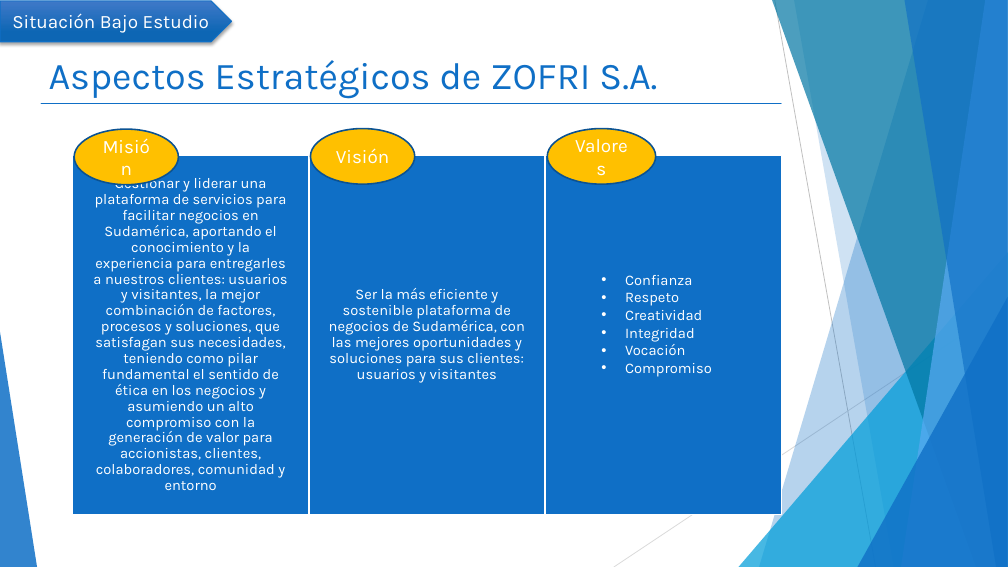
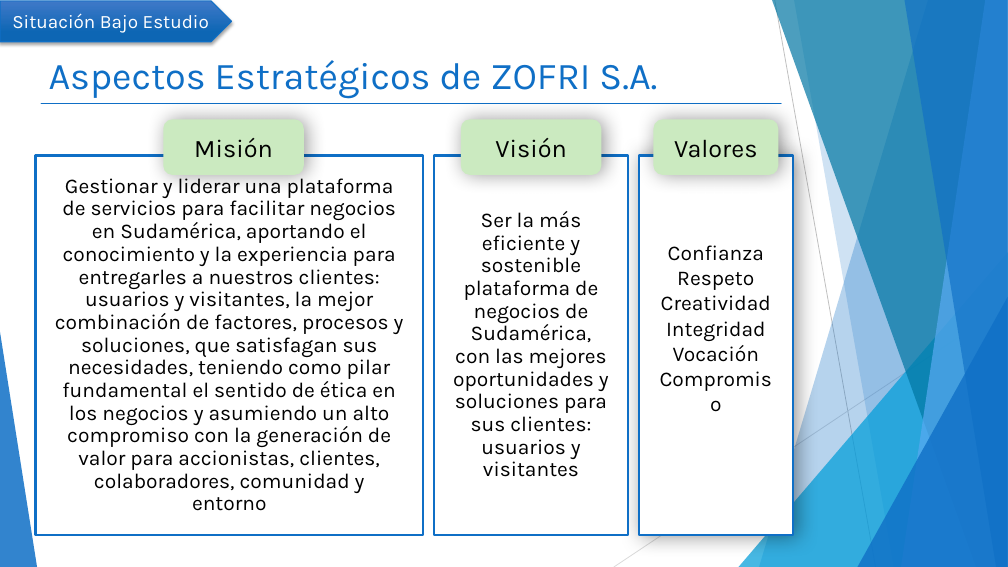
Before and after one commit to mcamara75/tituloUnap, a slide deck: slide 7 of 2018/TT IQQ 2018 Camara y Garay.pptx. Drawn at 1008x567 pixels with LibreOffice and Linux fonts; fonts in the diff are those of the drawing. Boxes give left, top, right and bottom in pixels: in the first picture for what was removed or moved away, otherwise in the second. Text is boxed around its words. In the diff, an @@ line names an element or a change of style, - is before the commit and + after.

```diff
--- a/2018/TT IQQ 2018 Camara y Garay.pptx
+++ b/2018/TT IQQ 2018 Camara y Garay.pptx
@@ rounded rectangle "Misión": place and size @@
-rounded rectangle "Misión" at [74, 129, 178, 185]
+rounded rectangle "Misión" at [163, 119, 304, 175]
@@ size 18 to 24 pt, text colour #FFFFFF to #000000; ellipse to rounded rectangle; fill #FFC000 to #CBEAC0; outline #0B5292 1.5 pt to none; shadow on in 3 elements at [653, 119, 778, 175], [163, 119, 304, 175], [461, 119, 602, 175] @@
@@ rounded rectangle "Visión": place and size @@
-rounded rectangle "Visión" at [311, 129, 415, 185]
+rounded rectangle "Visión" at [461, 119, 602, 175]
@@ rounded rectangle "Valores": place and size @@
-rounded rectangle "Valores" at [547, 129, 656, 185]
+rounded rectangle "Valores" at [653, 119, 778, 175]
@@ rectangle "Gestionar y liderar una plataforma ...": place and size @@
-rectangle "Gestionar y liderar una plataforma ..." at [93, 175, 287, 490]
+rectangle "Gestionar y liderar una plataforma ..." at [36, 155, 423, 535]
@@ rectangle "Gestionar y liderar una plataforma ..." at [36, 155, 423, 535]: size 14 to 20 pt, text colour #FFFFFF to #000000; more space between paragraphs; fill none to #FFFFFF; outline none to #0F6FC6 2.25 pt @@
@@ rectangle removed at [73, 155, 309, 514] @@
@@ rectangle removed at [309, 155, 546, 514] @@
@@ rectangle "Ser la más eficiente y ..." at [434, 155, 628, 535]: size 14 to 20 pt, text colour #FFFFFF to #000000; more space between paragraphs; fill none to #FFFFFF; outline none to #0F6FC6 2.25 pt @@
@@ rectangle "Ser la más eficiente y ...": place and size @@
-rectangle "Ser la más eficiente y ..." at [329, 288, 525, 383]
+rectangle "Ser la más eficiente y ..." at [434, 155, 628, 535]
@@ rectangle removed at [545, 155, 782, 514] @@
@@ rectangle "Confianza": place and size @@
-rectangle "Confianza" at [625, 275, 712, 377]
+rectangle "Confianza" at [639, 155, 793, 535]
@@ rectangle "Confianza" at [639, 155, 793, 535]: size 14 to 20 pt, text colour #FFFFFF to #000000; alignment left to centre; bullet • to none; fill none to #FFFFFF; outline none to #0F6FC6 2.25 pt; shadow on @@
```
Also in this commit, not shown: 11 other slides changed, 1 slide removed.
